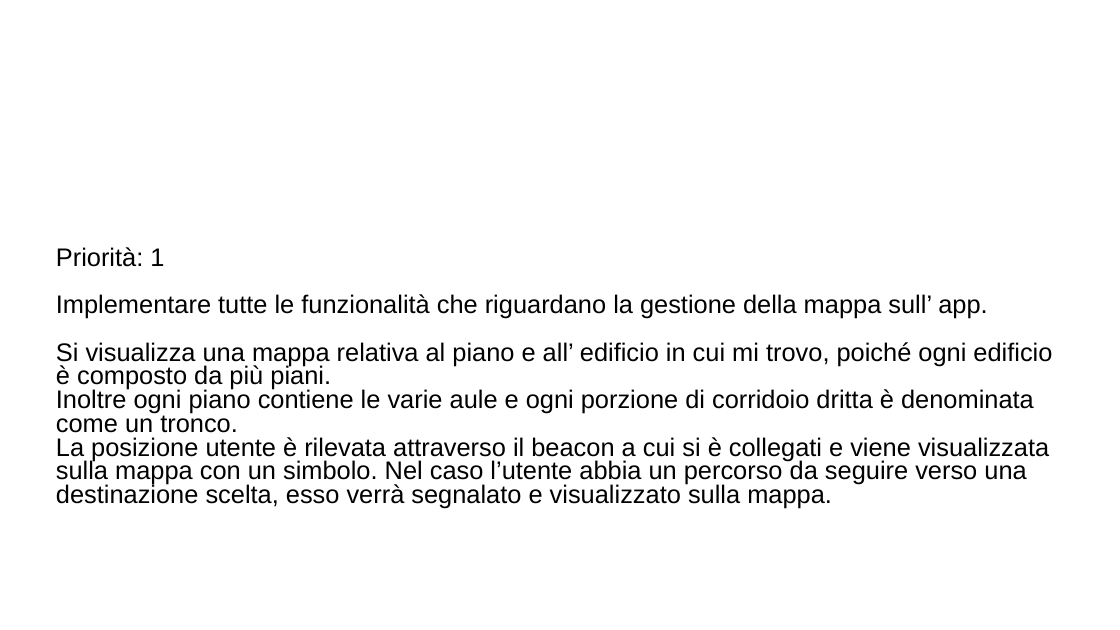
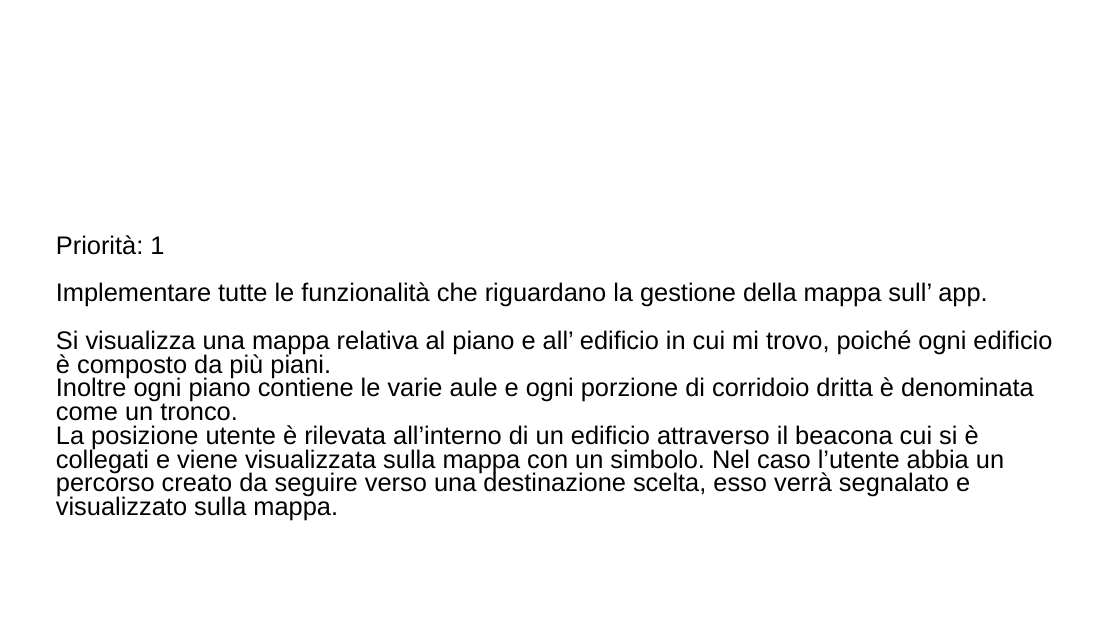
Before and after one commit to ecorradini/ProgettoIDS, a slide deck: slide 2 of AnalisiRequisiti/User Stories/UserStoriesNuova.ppt. Drawn at 1120x630 pixels with LibreOffice and Linux fonts; fonts in the diff are those of the drawing; background and template pictures are left out. Boxes give left, top, right and bottom in pixels: in the first picture for what was removed or moved away, otherwise in the second. Text is boxed around its words. In the diff, an @@ line names an element or a change of style, - is before the commit and + after.

```diff
--- a/AnalisiRequisiti/User Stories/UserStoriesNuova.ppt
+++ b/AnalisiRequisiti/User Stories/UserStoriesNuova.ppt
@@ text at (56,425,1004,521): text changed @@
-La posizione utente è rilevata attraverso il beacon a cui si è collegati e viene visualizzata sulla mappa con un simbolo. Nel caso l’utente abbia un percorso da seguire verso una destinazione scelta, esso verrà segnalato e visualizzato sulla mappa.
+La posizione utente è rilevata all’interno di un edificio attraverso il beacona cui si è collegati e viene visualizzata sulla mappa con un simbolo. Nel caso l’utente abbia un percorso creato da seguire verso una destinazione scelta, esso verrà segnalato e visualizzato sulla mappa.
```
Also in this commit, not shown: 3 other files.
